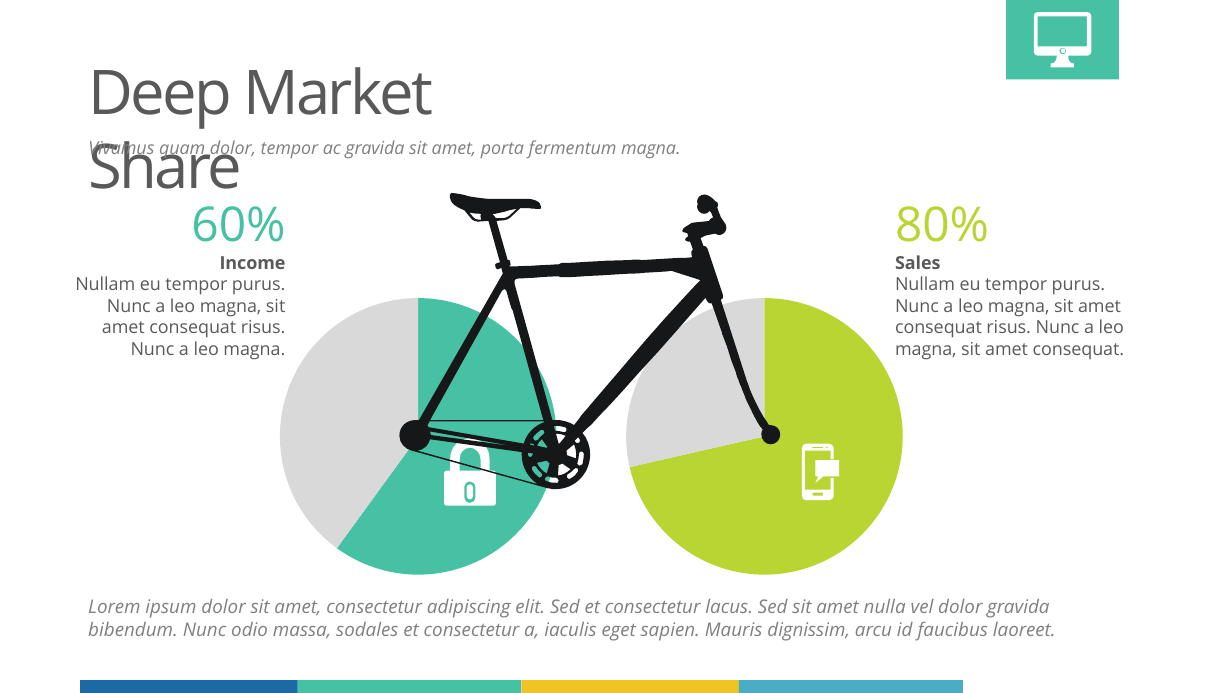
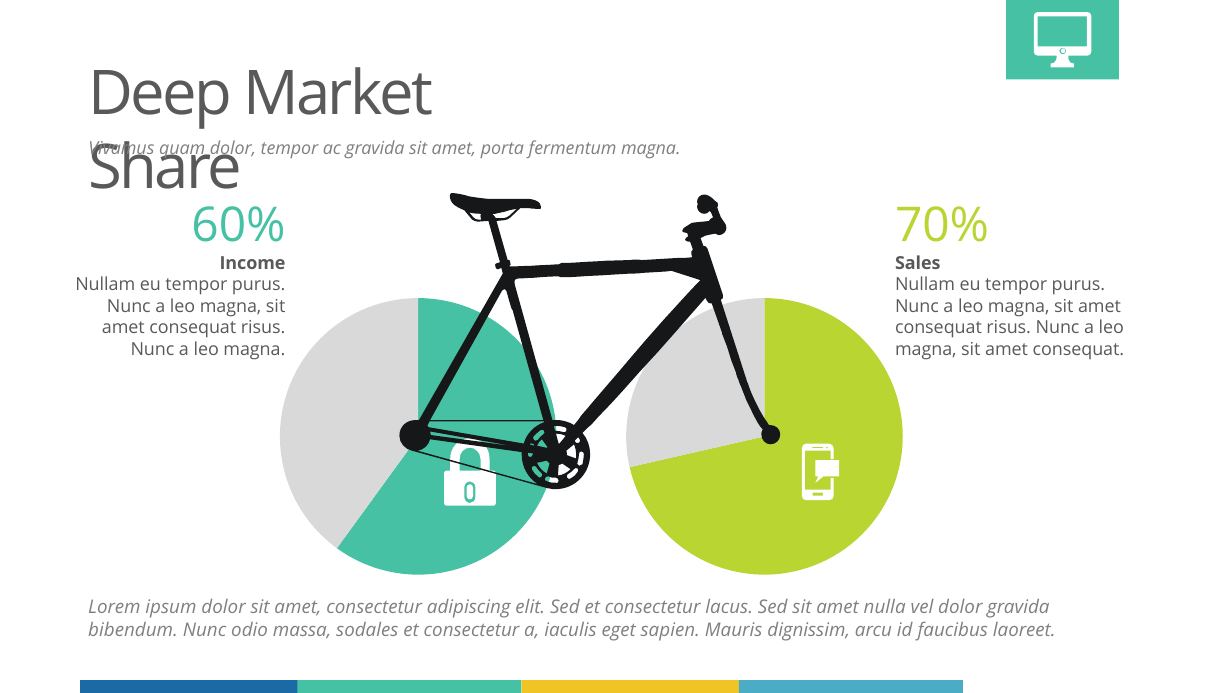
Before and after one commit to Brindley/Test, a slide deck: slide 1 of PowerPoint/Big Idea.pptx. Drawn at 1232x693 pixels with LibreOffice and Linux fonts; fonts in the diff are those of the drawing; background and template pictures are left out. Boxes give left, top, right and bottom in pixels: in the first picture for what was removed or moved away, otherwise in the second. Text is boxed around its words. In the diff, an @@ line names an element or a change of style, - is before the commit and + after.

```diff
--- a/PowerPoint/Big Idea.pptx
+++ b/PowerPoint/Big Idea.pptx
@@ text at [895, 206, 989, 242]: text changed @@
-80%
+70%
```
